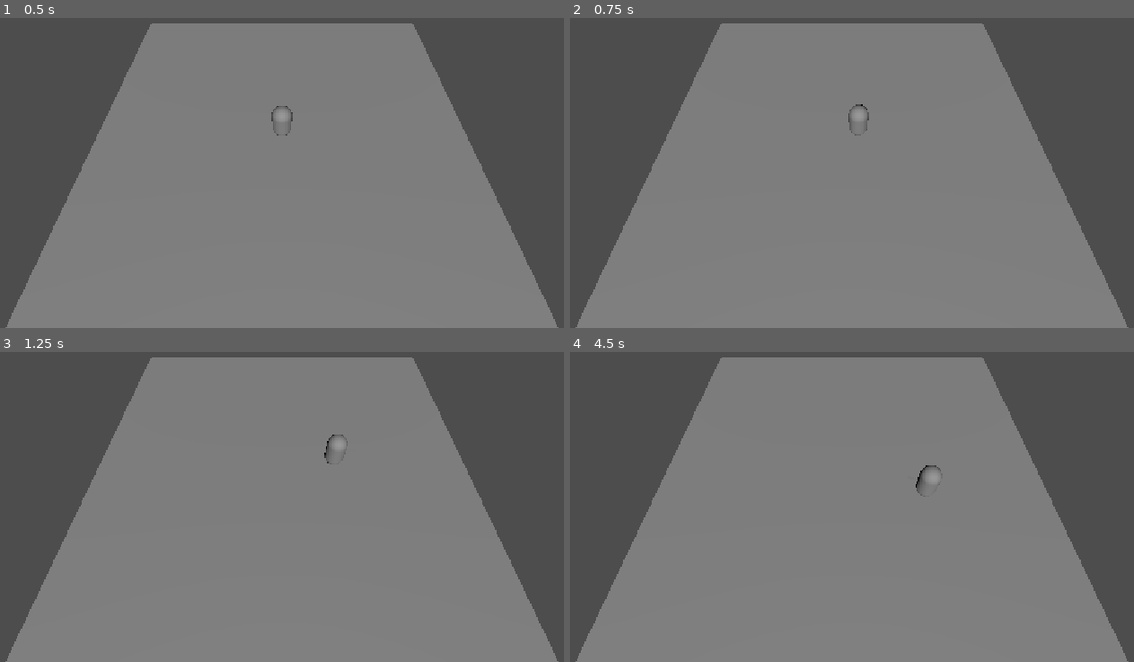
Above: before the commit, frames 1-4 (two rows, left to right).
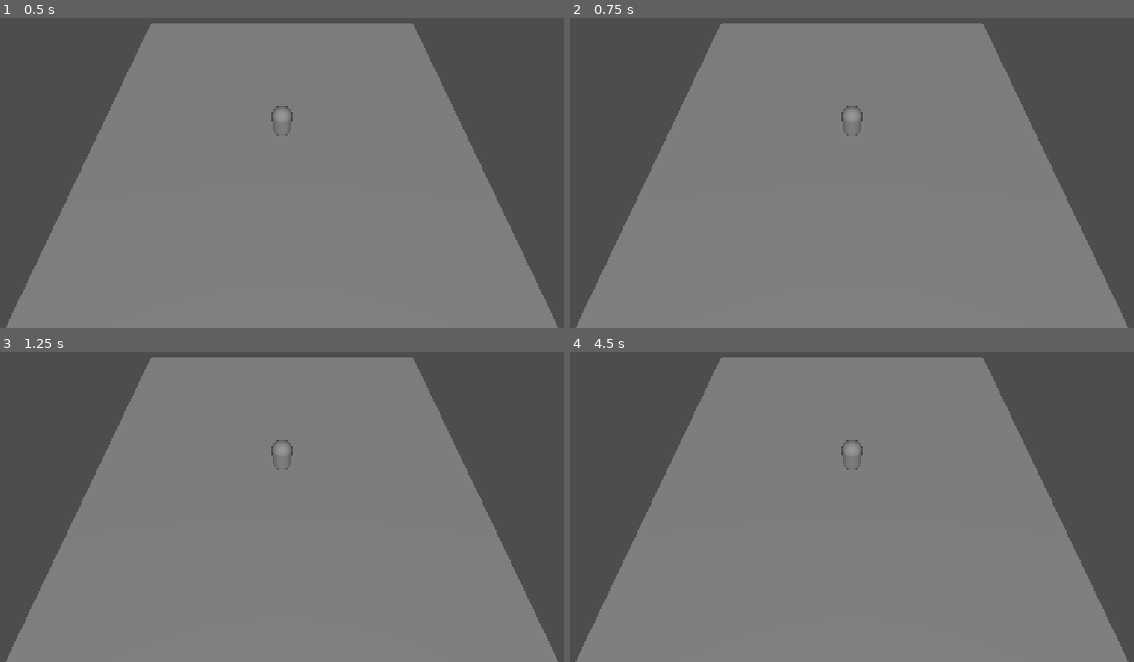
Above: after the commit, the same moments.

Repository: Tiago195/mbr
Game: Godot game, scene res://scenes/main.tscn
The game is run twice, just before and just after one commit, with the same random seed, the same clock (stepped at 60 frames per second) and the same inputs.
Inputs (mouse positions are in pixels of both pictures, inside the frame that each line leads up to):
- Up to frame 1 (0.5 s): no input
- Up to frame 2 (0.75 s): tap Enter at 0.5 s; move the mouse to (1009, 104) at 0.52 s; click (1009, 104) at 0.67 s
- Up to frame 3 (1.25 s): no input
- Up to frame 4 (4.5 s): move the mouse to (711, 479) at 1.27 s; click (711, 479) at 1.42 s; tap Space at 2 s; move the mouse to (925, 370) at 2.02 s; click (925, 370) at 2.17 s; move the mouse to (818, 541) at 2.77 s; click (818, 541) at 2.92 s; move the mouse to (1066, 519) at 3.52 s; click (1066, 519) at 3.67 s; move the mouse to (637, 398) at 4.27 s; click (637, 398) at 4.42 s

Frame 1 is identical in both runs. In frame 2, 0.1% of the frame differs, in the area x 48-54%, y 27-38%; in frame 3, 0.1%; in frame 4, 0.2%, in the area x 48-66%, y 28-47%.

Commit message:
Controles no esquema do LoL e Fase 1.1 concluída
Movimento passa para o botão direito. O esquerdo fica reservado para
seleção e UI — roubá-lo depois, com HUD e alvo selecionável na tela,
sairia caro.

Registra a decisão 7 em docs/02-decisoes-tecnicas.md com o mapeamento
completo. A consequência que vaza para a Fase 3: habilidade deixa de ser
clique e passa a ser tecla + posição do cursor.

Fase 1.1 verificada em execução e marcada como concluída no roadmap.

Documenta também a armadilha de escrever .tscn à mão: Transform3D é
serializado por linhas da matriz de base, e escrever transposto inverte a
rotação sem gerar erro algum.

Co-Authored-By: Claude Opus 5 <noreply@anthropic.com>

Diff:
--- a/scripts/gameplay/player.gd
+++ b/scripts/gameplay/player.gd
@@ -4,6 +4,10 @@
 ## O clique vira um ponto do mundo por raycast contra um plano na altura do
 ## personagem. A mesma conversão tela -> mundo será reusada pela mira de
 ## habilidade na Fase 3.
+##
+## Botão DIREITO move, seguindo o esquema do League of Legends. O esquerdo
+## fica reservado para seleção e UI. Ver decisão 7 em
+## `docs/02-decisoes-tecnicas.md`.
 
 @export var speed: float = 5.0
 @export var arrival_threshold: float = 0.2
@@ -16,7 +20,7 @@
 func _unhandled_input(event: InputEvent) -> void:
 	if event is InputEventMouseButton \
 			and event.is_pressed() \
-			and event.button_index == MOUSE_BUTTON_LEFT:
+			and event.button_index == MOUSE_BUTTON_RIGHT:
 		var camera: Camera3D = get_viewport().get_camera_3d()
 		if camera == null:
 			return
Not shown, changed: CLAUDE.md
Not shown, changed: docs/02-decisoes-tecnicas.md
Not shown, changed: docs/04-roadmap.md
Not shown, changed: docs/07-primeira-cena.md
